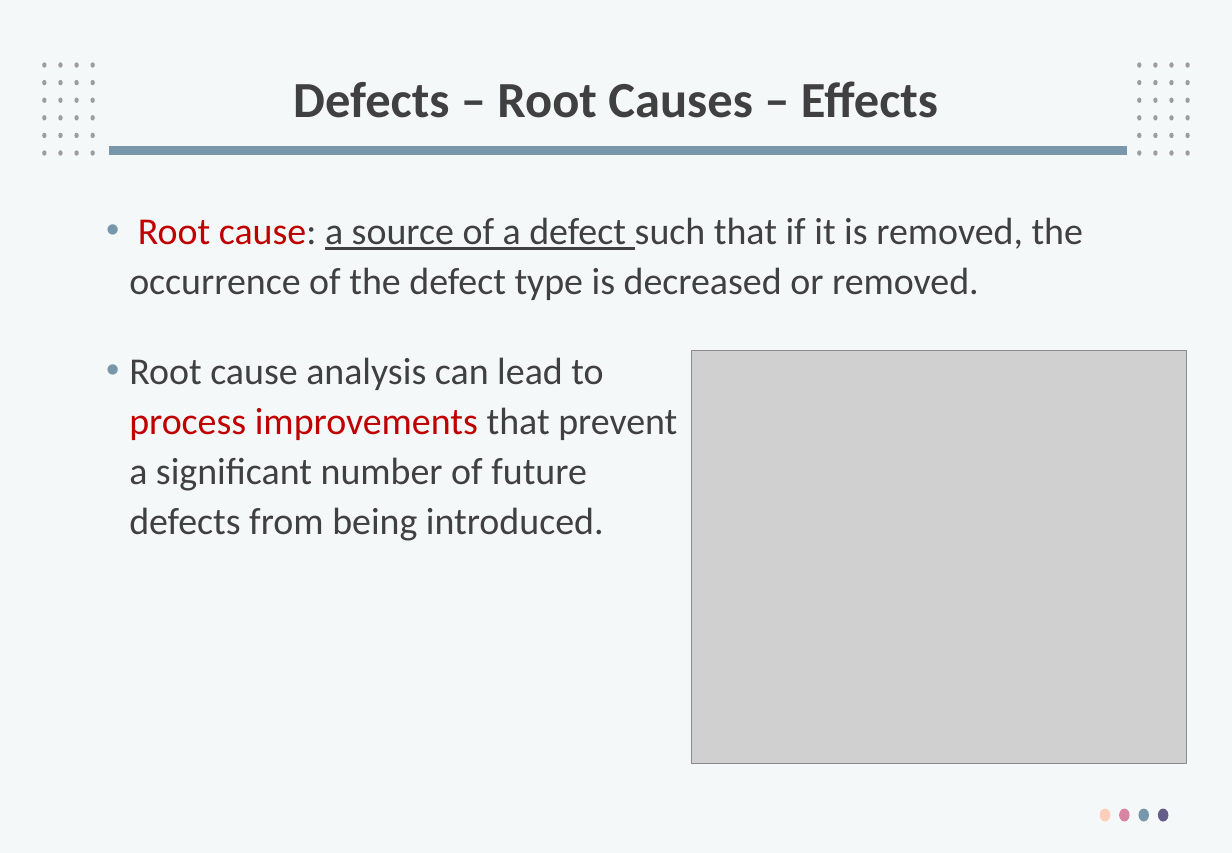
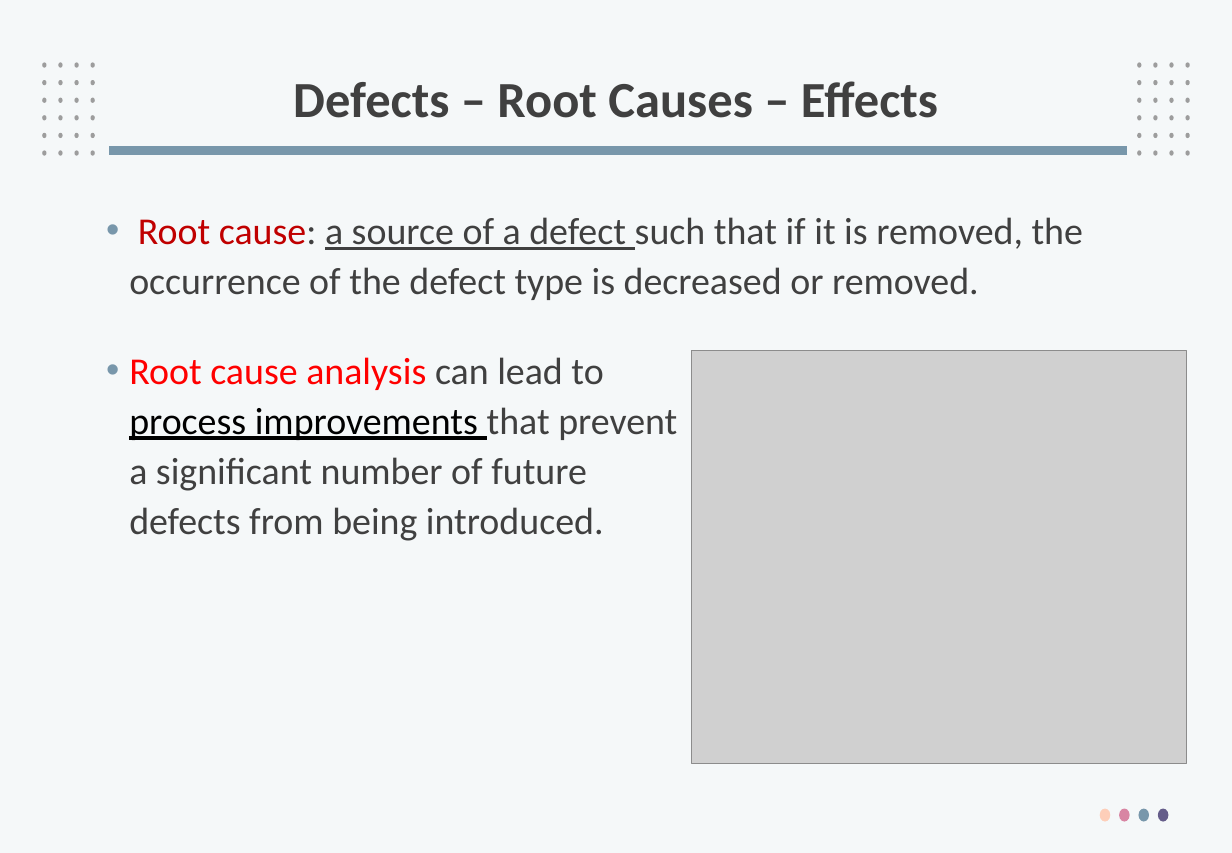
Before and after one commit to PhanManh2003/Specialization, a slide deck: slide 49 of 24_fall/SWT301/Slide 2018/SWT1_tim.pptx. Drawn at 1232x853 pixels with LibreOffice and Linux fonts; fonts in the diff are those of the drawing; grey boxes stand for pictures; background and template pictures are left out. Boxes give left, top, right and bottom in pixels: in the first picture for what was removed or moved away, otherwise in the second. Text is boxed around its words. In the diff, an @@ line names an element or a change of style, - is before the commit and + after.

```diff
--- a/24_fall/SWT301/Slide 2018/SWT1_tim.pptx
+++ b/24_fall/SWT301/Slide 2018/SWT1_tim.pptx
@@ text "Root cause analysis can lead ..." at [129,357,677,541]: text colour #404040 to #FF0000 in "Root cause analysis"; text colour #C00000 to #000000, underline on in "process improvements" @@
```
Also in this commit, not shown: 26 other slides changed, 43 other files.
